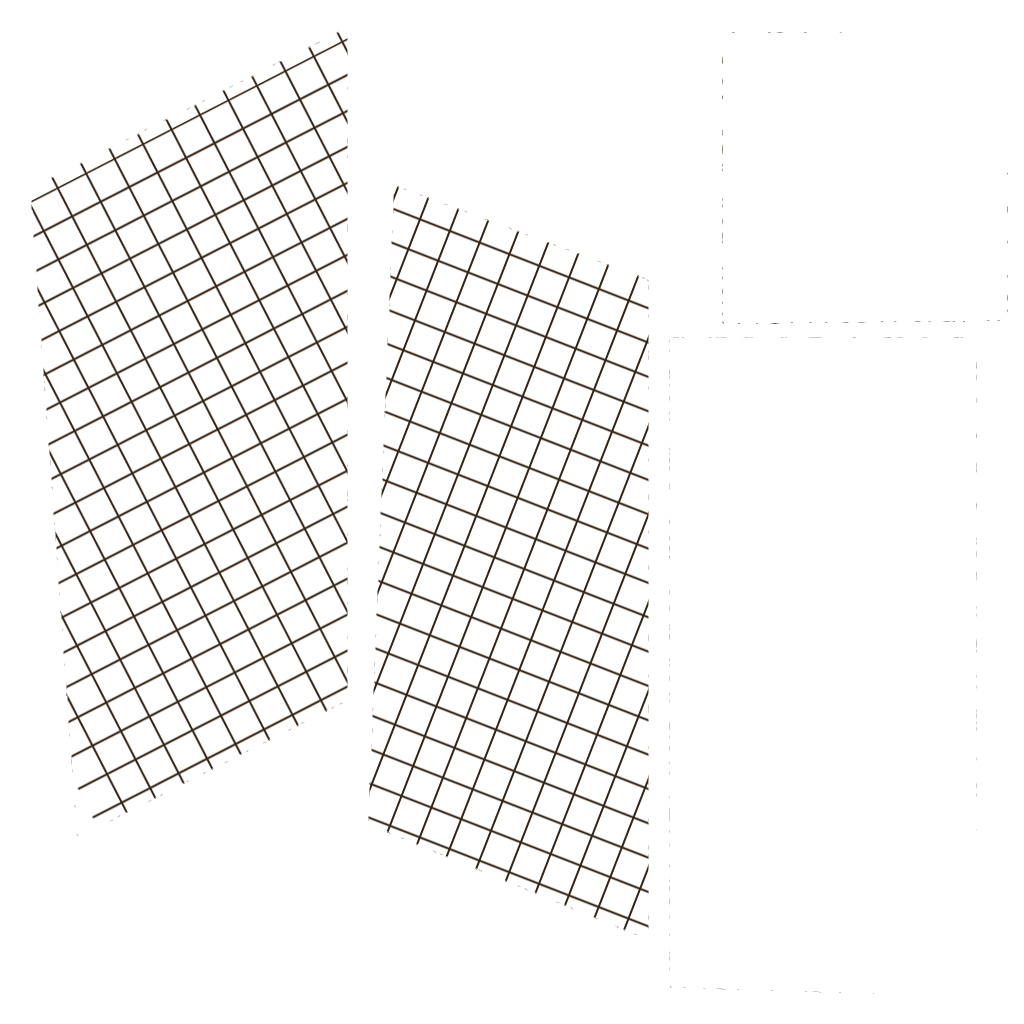
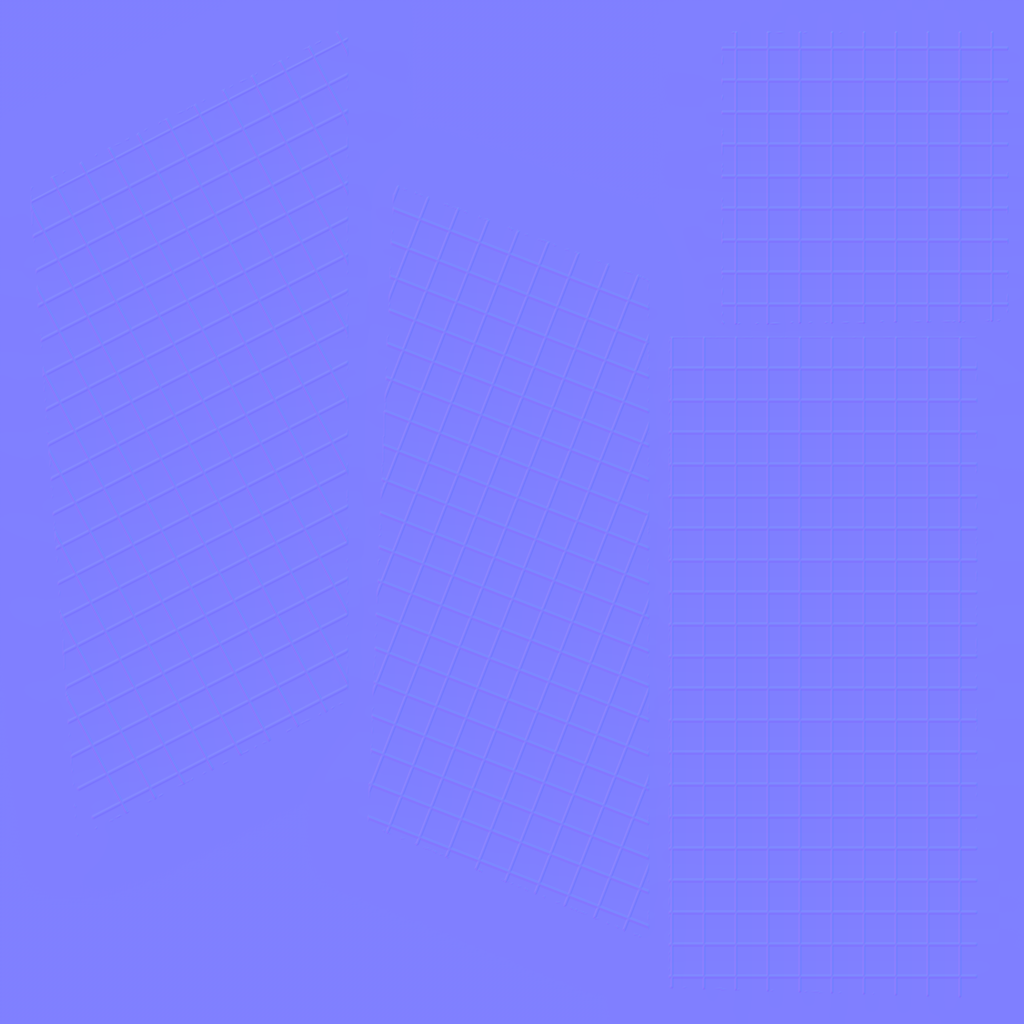
Before/after of a (1024, 1024) layered artwork. What changed in the layer stack:
removed layer "UV Layout copy 3" over [0, 0, 1024, 1024]
removed layer "UV Layout copy" over [0, 0, 1024, 1024]
removed layer "Right Wall" over [0, 0, 1024, 1024]
removed layer "Left Wall Brick" over [0, 0, 1024, 1024]
added layer "Layer 7 copy" above "Layer 7" over [0, 0, 1024, 1024]
added layer "Layer 7" above "Layer 6" over [0, 0, 1024, 1024]
added layer "Layer 6" above "Layer 8" over [0, 0, 1024, 1024]
